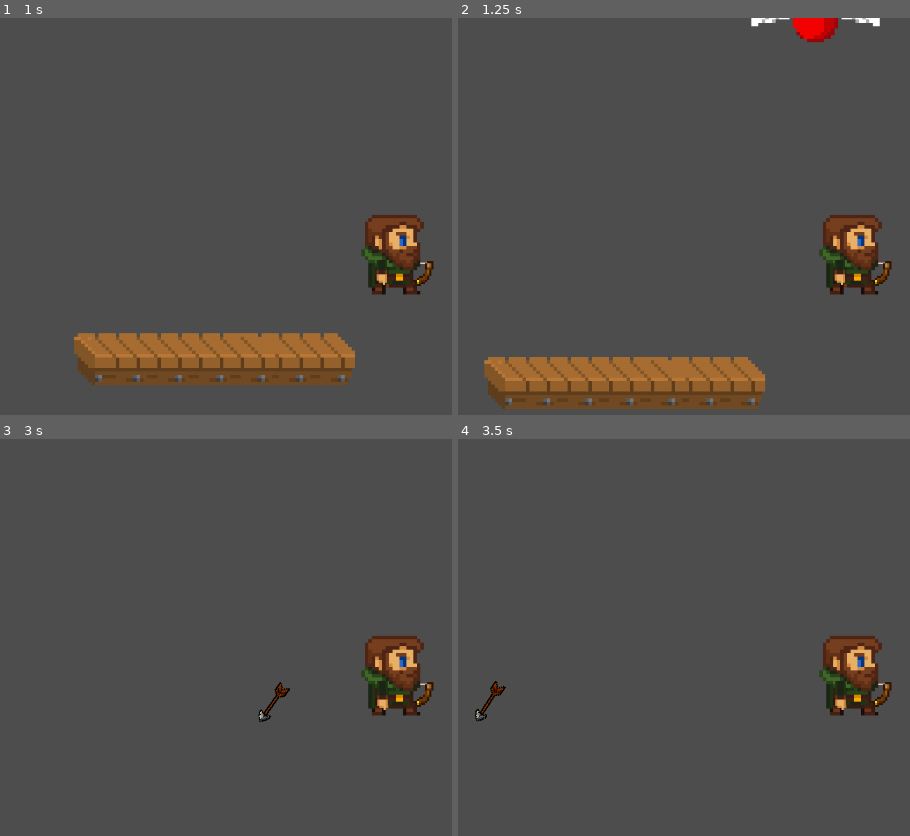
Above: before the commit, frames 1-4 (two rows, left to right).
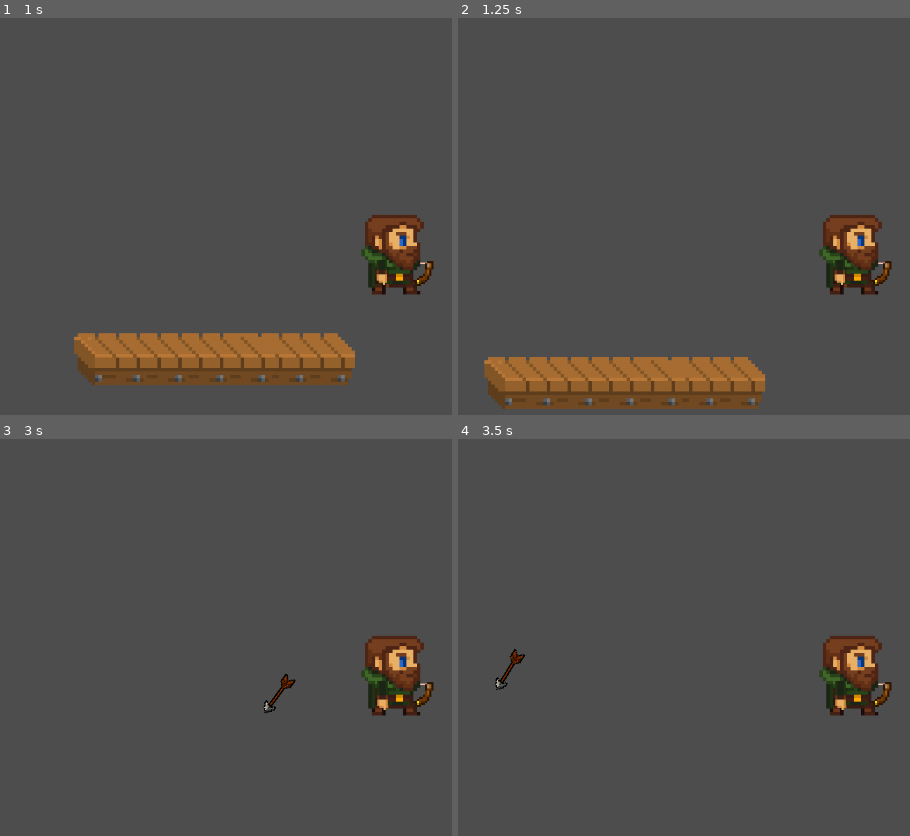
Above: after the commit, the same moments.

Repository: Dan-Yaacobi/Limbo-Fate
Game: Godot game, scene res://PlayGround/Test.tscn
The game is run twice, just before and just after one commit, with the same random seed, the same clock (stepped at 60 frames per second) and the same inputs.
Inputs (mouse positions are in pixels of both pictures, inside the frame that each line leads up to):
- Up to frame 1 (1 s): tap Enter at 0.5 s; move the mouse to (outside the picture) at 0.52 s; hold D (Right) from 0.53 s (still down); hold Shift (Dash) from 0.53 s (still down); tap Space (Jump) at 0.77 s
- Up to frame 2 (1.25 s): keep holding D (Right); keep holding Shift (Dash)
- Up to frame 3 (3 s): move the mouse to (239, 685) at 1.27 s; release Shift (Dash) at 1.28 s; tap Shift (Dash) at 1.35, 2.3, 2.85 s; tap Space (Jump) at 1.52 s; move the mouse to (outside the picture) at 2.02 s; release D (Right) at 2.03 s; press the mouse at (outside the picture) at 2.03 s; hold A (Left) 2.03-2.78 s; move the mouse to (361, 752) at 2.77 s; release the mouse at (361, 752) at 2.78 s; hold D (Right) from 2.78 s (still down)
- Up to frame 4 (3.5 s): keep holding D (Right); tap Space (Jump) at 3.02 s

Frame 1 is identical in both runs. In frame 2, 0.7% of the frame differs, in the area x 64-94%, y 0-7%; in frame 3, 0.3%; in frame 4, 0.3%.

Commit message:
better shooting feel

Diff:
--- a/Arrow/Resource/arrow_stats.gd
+++ b/Arrow/Resource/arrow_stats.gd
@@ -1,6 +1,6 @@
 class_name ArrowStats extends Resource
 
-@export var base_dmg: int
-@export var dmg_modifier : int
+@export var base_dmg: float = 1
+@export var dmg_modifier : float
 @export var air_resistance: float
 @export var weight: float
--- a/Arrow/Scenes/BasicArrow.tscn
+++ b/Arrow/Scenes/BasicArrow.tscn
@@ -7,10 +7,10 @@
 
 [sub_resource type="Resource" id="Resource_48f1s"]
 script = ExtResource("2_b5ddo")
-base_dmg = 0
-dmg_modifier = 0
+base_dmg = 1.0
+dmg_modifier = 0.0
 air_resistance = 0.0
-weight = 50.0
+weight = 30.0
 
 [sub_resource type="RectangleShape2D" id="RectangleShape2D_x2r34"]
 size = Vector2(7.5, 7.5)
--- a/Arrow/Scripts/arrow.gd
+++ b/Arrow/Scripts/arrow.gd
@@ -30,12 +30,16 @@
 		velocity -= velocity*_delta*stats.weight
 	pass
 
-func hit_target(_target) -> void:
-	pass
-
 func rotate_arrow(angle: float) -> void:
 	rotation = angle
 	pass
 
 func arrow_shot() -> void:
+	calc_dmg()
 	hurt_box.monitoring = true
+
+func calc_dmg() -> void:
+	hurt_box.damage = (GlobalPlayer.get_strength() + stats.base_dmg) * pow(stats.dmg_modifier,3)
+
+func set_dmg_modifier(_dmg_mod) -> void:
+	stats.dmg_modifier = _dmg_mod
--- a/Enemies/Scripts/enemy.gd
+++ b/Enemies/Scripts/enemy.gd
@@ -27,6 +27,7 @@
 
 	#apply_dmg(dmg)
 	#knocked_back(kb_power, kb_direction)
+	apply_dmg(hurt_box.damage)
 	velocity = Vector2.ZERO
 
 func dead() -> void:
--- a/General Nodes/HurtBox/hurt_box.gd
+++ b/General Nodes/HurtBox/hurt_box.gd
@@ -1,6 +1,6 @@
 class_name HurtBox extends Area2D
 
-@export var damage: int  = 1
+@export var damage: float  = 1
 
 func _ready() -> void:
 	area_entered.connect(AreaEnetered)
--- a/PlayGround/Test.tscn
+++ b/PlayGround/Test.tscn
@@ -1,7 +1,6 @@
-[gd_scene load_steps=4 format=3 uid="uid://cj4ndhuqfqy2u"]
+[gd_scene load_steps=3 format=3 uid="uid://cj4ndhuqfqy2u"]
 
 [ext_resource type="Texture2D" uid="uid://cesktjcapgpwo" path="res://PlayGround/Sprites/WoodPlatform.png" id="1_7l3w3"]
-[ext_resource type="PackedScene" uid="uid://bh3kllg16aal8" path="res://Enemies/Scenes/FlyingApple.tscn" id="2_ek6x1"]
 
 [sub_resource type="RectangleShape2D" id="RectangleShape2D_belp0"]
 size = Vector2(17, 3)
@@ -82,6 +81,3 @@
 [node name="CollisionShape2D" type="CollisionShape2D" parent="Node2D/Platform6/Platform4"]
 position = Vector2(0.5, -2.5)
 shape = SubResource("RectangleShape2D_belp0")
-
-[node name="FlyingApple" parent="." instance=ExtResource("2_ek6x1")]
-position = Vector2(28, -88)
--- a/Player/Scenes/MainHand/PlayerMainHand.tscn
+++ b/Player/Scenes/MainHand/PlayerMainHand.tscn
@@ -150,6 +150,7 @@
 [node name="PlayerMainHand" type="CharacterBody2D"]
 script = ExtResource("1_grn42")
 arrow = ExtResource("2_djcly")
+min_shot_power = 0.3
 max_offset = 15.0
 
 [node name="Sprite2D" type="Sprite2D" parent="."]
@@ -192,7 +193,7 @@
 position = Vector2(0, 5)
 scale = Vector2(0.5, 0.5)
 emitting = false
-amount = 100
+amount = 500
 lifetime = 0.7
 one_shot = true
 speed_scale = 4.0
--- a/Player/Scenes/MainHand/States/m_h_max_pull_state.gd
+++ b/Player/Scenes/MainHand/States/m_h_max_pull_state.gd
@@ -8,7 +8,6 @@
 var hold_time: float = 0
 
 signal max_pull
-
 
 # store a refernece to the player this belongs to
 func init() -> void:
@@ -32,7 +31,7 @@
 
 #what happens during process update in this state
 func Process(_delta: float) -> MainHandState:
-	hold_time += _delta
+	hold_time += _delta * 3
 	if !entity.pulling:
 		return idle
 	return null
--- a/Player/Scenes/MainHand/States/m_h_pulling_state.gd
+++ b/Player/Scenes/MainHand/States/m_h_pulling_state.gd
@@ -4,10 +4,12 @@
 
 var init_animation_speed: float = 1
 var finished_pulling: bool = false
-
+var full_pull_duration: float
+var pull_start_time: float
 # store a refernece to the player this belongs to
 func init() -> void:
 	entity.animation_player.animation_finished.connect(finished)
+	full_pull_duration = entity.animation_player.get_animation("Pull").length
 	pass
 
 func _ready() -> void:
@@ -15,27 +17,28 @@
 
 #what happens when the player enters this state
 func Enter() -> void:
+
 	entity.shot_power = 0
 	Input.set_custom_mouse_cursor(load("res://PlayGround/Sprites/AimCursor32.png"))
 	entity.animation_player.speed_scale = GlobalPlayer.get_pull_speed()
 	finished_pulling = false
 	entity.animation_player.play("Pull")
+	pull_start_time = Time.get_unix_time_from_system()
 	pass
 
 #what happens when the player exits this state
 func Exit() -> void:
 	entity.animation_player.speed_scale = init_animation_speed
+
 	pass
 
 #what happens during process update in this state
 func Process(_delta: float) -> MainHandState:
-	entity.shot_power += _delta
+	entity.shot_power = Time.get_unix_time_from_system() - pull_start_time
 	if GlobalPlayer.current_speed > GlobalPlayer.stats.min_move_shoot_spd:
 		GlobalPlayer.current_speed -= _delta/2
 	if !entity.pulling:
 		return idle
-	if finished_pulling:
-		return max_pull
 	return null
 
 #what happens during _physics_process update in this state
@@ -50,3 +53,5 @@
 func finished(_animation_name) -> void:
 	if _animation_name == 'Pull':
 		finished_pulling = true
+		entity.shot_power = 1.0
+		state_machine.ChangeState(max_pull)
--- a/Player/Scenes/MainHand/player_main_hand.gd
+++ b/Player/Scenes/MainHand/player_main_hand.gd
@@ -75,19 +75,21 @@
 func release_arrow() -> void:
 	if shot_power * GlobalPlayer.get_pull_speed() >= min_shot_power:
 		var direction = calc_offset_direction(hand_direction,shot_offset).normalized()
-		current_arrow.velocity = (calc_shot_power(shot_power) * direction
-		 * GlobalPlayer.get_strength() + direction * GlobalPlayer.stats.basic_shot_power)
+
+		current_arrow.velocity = calc_shot_velocity(shot_power,direction)
 
 		current_arrow.fired = true
+		current_arrow.set_dmg_modifier(shot_power)
 		current_arrow.arrow_shot()
-		current_arrow.reparent(current_arrow.get_parent().get_parent().get_parent().get_parent())
+		current_arrow.reparent(get_tree().root)
 
 	else:
 		current_arrow.free()
 	current_arrow = null
 
-func calc_shot_power(_shot_power) -> float:
-	return (_shot_power - 0.5)*4
+func calc_shot_velocity(_shot_power,direction) -> Vector2:
+	return _shot_power * direction * GlobalPlayer.get_strength_shot_modifier()
+
 
 func set_offset(amount: float) -> void:
 	shot_offset = amount * 5
--- a/Player/Scenes/Player/States/dash_state.gd
+++ b/Player/Scenes/Player/States/dash_state.gd
@@ -21,7 +21,7 @@
 	dash_timer.start()
 	#entity.body.update_animation("Dash")
 	entity.velocity.x = 0
-	entity.velocity.x = entity.stats.dash_speed * entity.direction + entity.get_agility()*entity.direction
+	entity.velocity.x = (entity.stats.dash_speed + entity.get_agility()) * entity.direction
 	pass
 
 #what happens when the player exits this state
--- a/Player/Scenes/Player/player.gd
+++ b/Player/Scenes/Player/player.gd
@@ -83,12 +83,8 @@
 			jump_shoot_handicap = 1.2
 		velocity.y -= total_jump_power / jump_shoot_handicap
 
-func apply_gravity(_delta) -> void:
-	if velocity.y < 100:
-		velocity.y += _delta*stats.gravity
 
 func update_direction(_new_side: bool) -> void:
-
 	if _new_side != direction_side:
 		direction_side = _new_side
 		body.change_direction(_new_side)
@@ -96,23 +92,7 @@
 		off_hand_shoulder.position.x *= -1
 		off_hand.position = off_hand_shoulder.position
 
-func player_state() -> PlayerState:
-	return player_state_machine.curr_state
 
-func is_idle() -> bool:
-	return player_state_machine.curr_state is IdleState
-
-func is_prev_jump() -> bool:
-	return player_state_machine.prev_state is AirState
-
-func is_dash() -> bool:
-	return player_state_machine.curr_state is DashState
-
-func gravity_off() -> void:
-	gravity_applied = false
-
-func gravity_on() -> void:
-	gravity_applied = true
 
 func apply_knockback(base_force: Vector2) -> void:
 	main_hand.pulling = false
@@ -138,6 +118,31 @@
 	shot_failed_flag = true
 	shooting = false
 
+
+### GRAVITY METHODS ###
+func apply_gravity(_delta) -> void:
+	if velocity.y < 100:
+		velocity.y += _delta*stats.gravity
+
+func gravity_off() -> void:
+	gravity_applied = false
+
+func gravity_on() -> void:
+	gravity_applied = true
+
+
+### IS METHODS ###
+func is_idle() -> bool:
+	return player_state_machine.curr_state is IdleState
+
+func is_prev_jump() -> bool:
+	return player_state_machine.prev_state is AirState
+
+func is_dash() -> bool:
+	return player_state_machine.curr_state is DashState
+
+
+### GET METHODS ###
 func get_strength() -> int:
 	return stats.strength
 
@@ -146,3 +151,6 @@
 
 func get_pull_speed() -> float:
 	return stats.pull_speed + get_strength()*0.01
+
+func get_strength_shot_modifier() -> float:
+	return get_strength() * 5 + stats.basic_shot_power
--- /dev/null
+++ b/Screen/Scripts/screen.gd
@@ -0,0 +1,14 @@
+class_name Screen extends Node
+
+
+# Called when the node enters the scene tree for the first time.
+func _ready() -> void:
+	pass # Replace with function body.
+
+
+# Called every frame. 'delta' is the elapsed time since the previous frame.
+func _process(delta: float) -> void:
+	pass
+
+func init_screen() -> void:
+	pass
--- /dev/null
+++ b/Screen/Scripts/screen_controller.gd
@@ -0,0 +1,9 @@
+class_name ScreenController extends Node
+
+var curr_screen: Screen
+var prev_screen: Screen
+
+func change_screen(next_screen: Screen) -> void:
+	prev_screen = curr_screen
+	curr_screen = next_screen
+	curr_screen.init_screen()
--- /dev/null
+++ b/Screen/Scripts/screen_transition.gd
@@ -0,0 +1,11 @@
+extends Node
+
+
+# Called when the node enters the scene tree for the first time.
+func _ready() -> void:
+	pass # Replace with function body.
+
+
+# Called every frame. 'delta' is the elapsed time since the previous frame.
+func _process(delta: float) -> void:
+	pass
